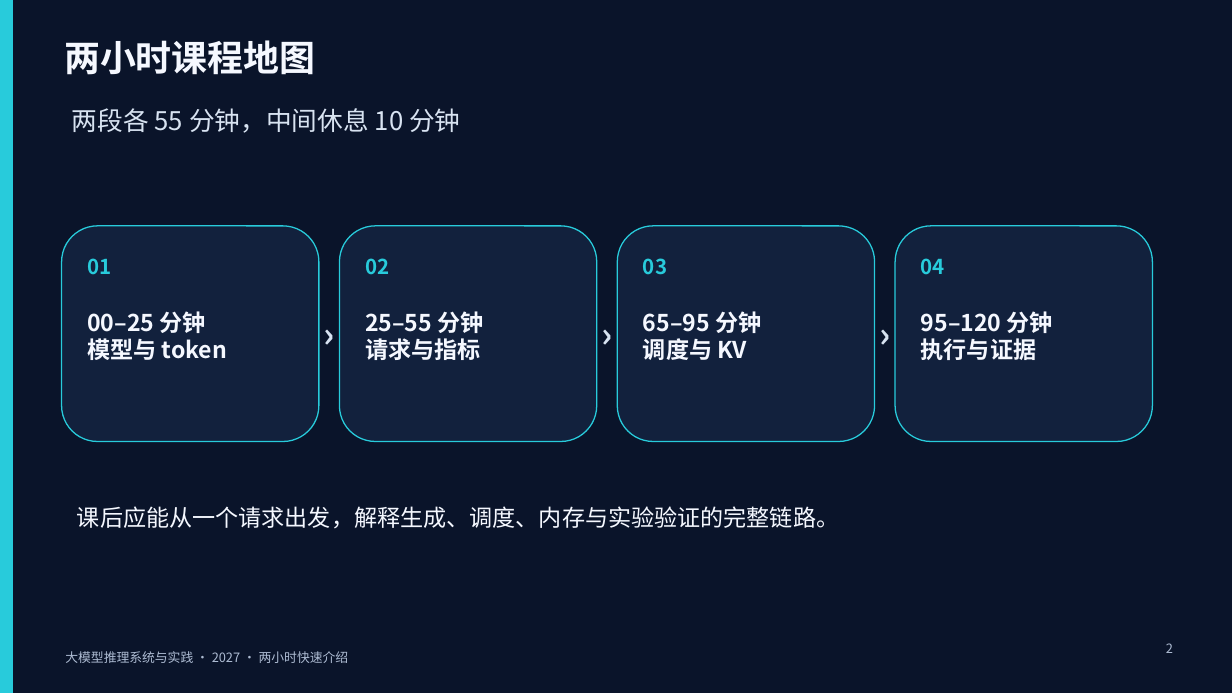
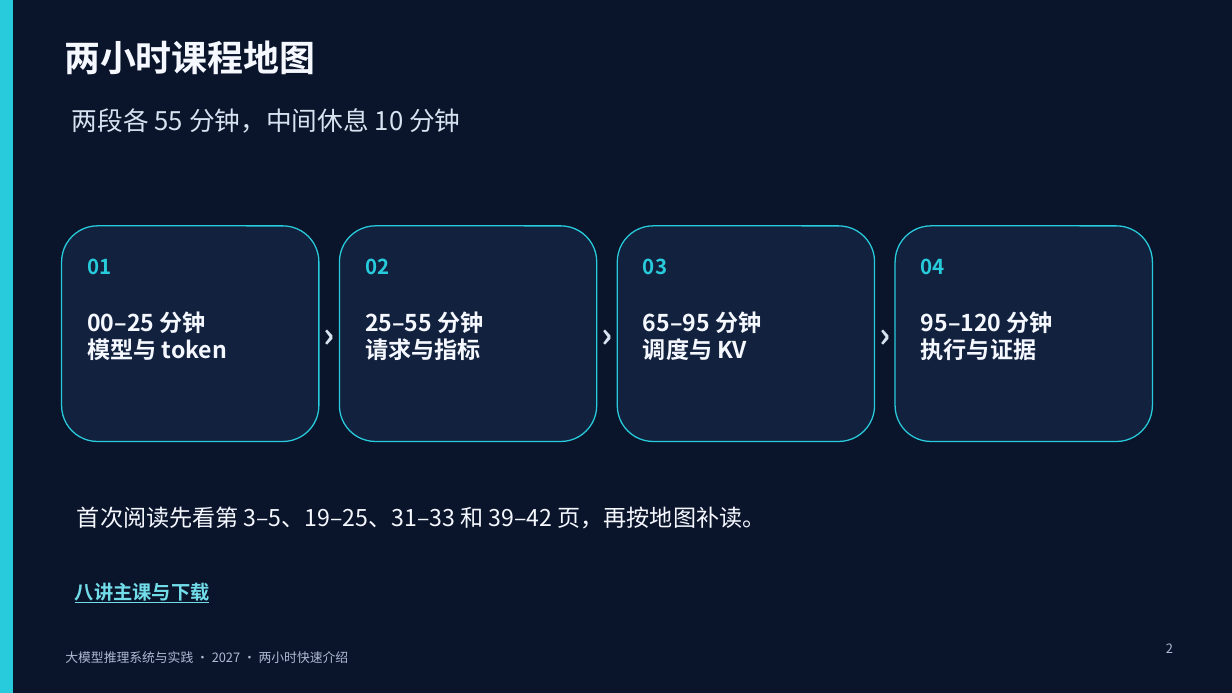
Before and after one commit to vLLM-HUST/intro-to-llm-inference-engines, a slide deck: slide 2 of build/slides/2027/course-overview/LLM推理系统_两小时快速介绍.pptx. Drawn at 1232x693 pixels with LibreOffice and Linux fonts; fonts in the diff are those of the drawing. Boxes give left, top, right and bottom in pixels: in the first picture for what was removed or moved away, otherwise in the second. Text is boxed around its words. In the diff, an @@ line names an element or a change of style, - is before the commit and + after.

```diff
--- a/build/slides/2027/course-overview/LLM推理系统_两小时快速介绍.pptx
+++ b/build/slides/2027/course-overview/LLM推理系统_两小时快速介绍.pptx
@@ text at <box>77,506,766,529</box>: text changed @@
-课后应能从一个请求出发，解释生成、调度、内存与实验验证的完整链路。
+首次阅读先看第 3–5、19–25、31–33 和 39–42 页，再按地图补读。
@@ text added at <box>75,582,210,603</box>, 15 pt, text #72DDE9, bold, underline @@
+八讲主课与下载
```
Also in this commit, not shown: 14 other slides changed, 1 slide added, 1 slide removed, 10 other files.
